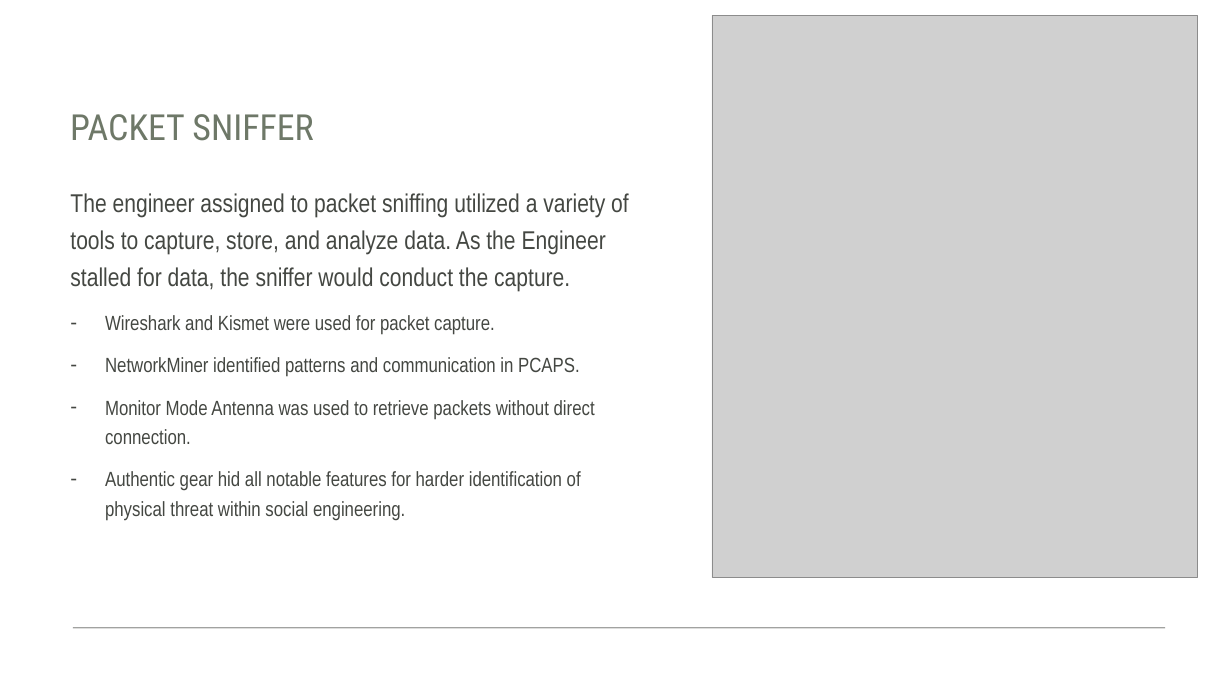
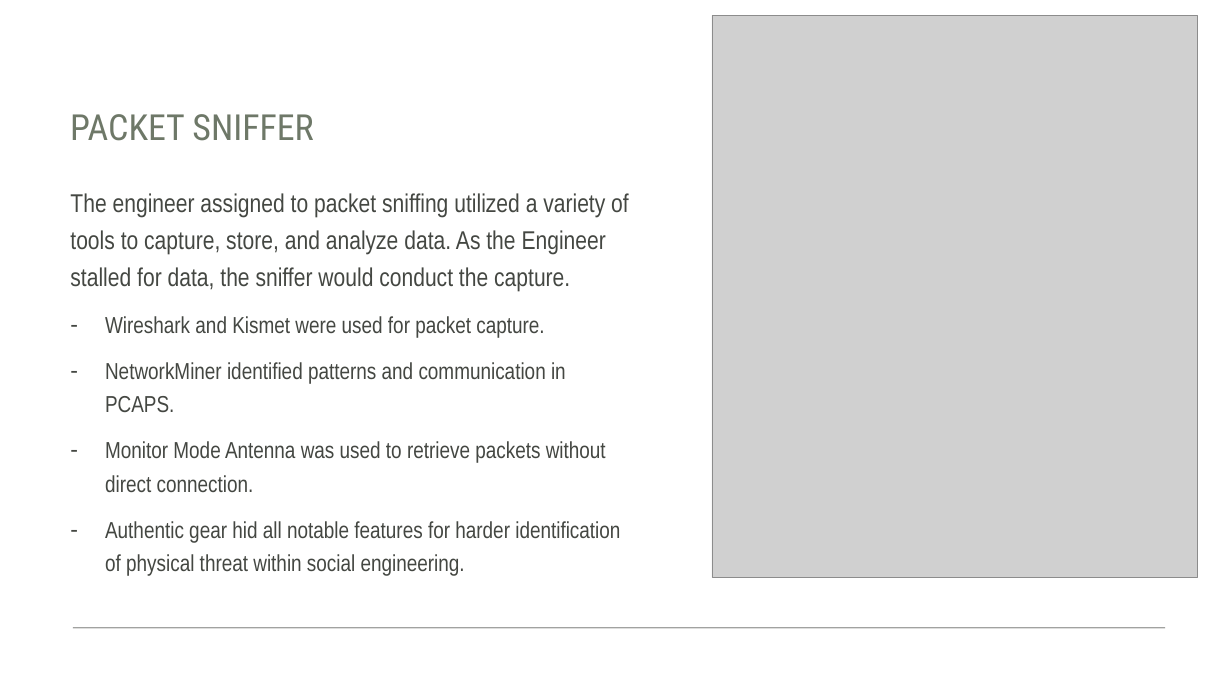
Before and after one commit to Ford12034/Social_Engineer_Heist, a slide deck: slide 7 of Social Engineering Heist.pptx. Drawn at 1232x693 pixels with LibreOffice and Linux fonts; fonts in the diff are those of the drawing; grey boxes stand for pictures. Boxes give left, top, right and bottom in pixels: in the first picture for what was removed or moved away, otherwise in the second. Text is boxed around its words. In the diff, an @@ line names an element or a change of style, - is before the commit and + after.

```diff
--- a/Social Engineering Heist.pptx
+++ b/Social Engineering Heist.pptx
@@ text at [105, 316, 620, 576]: size 16 to 18 pt in "Wireshark and Kismet were used for packet ...", "NetworkMiner identified patterns and communication in PCAPS.", "Monitor Mode Antenna was used to retrieve ...", "Authentic gear hid all notable features for ..." @@
```
Also in this commit, not shown: 5 other slides changed, 1 other file.
